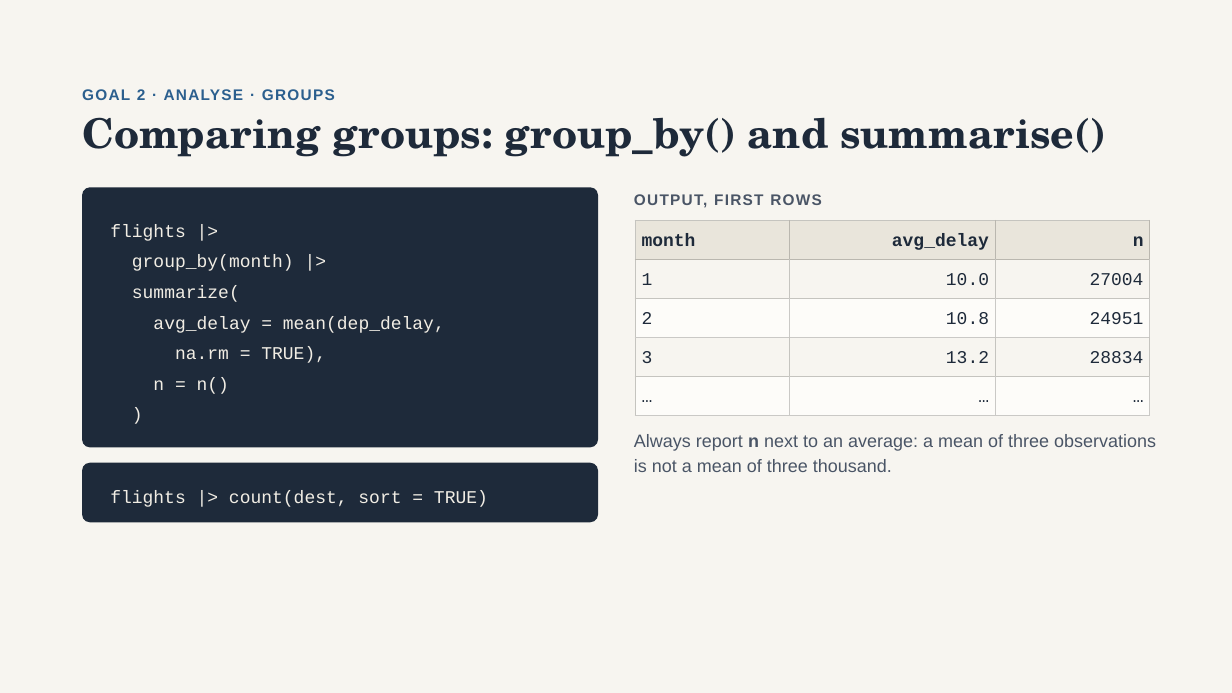
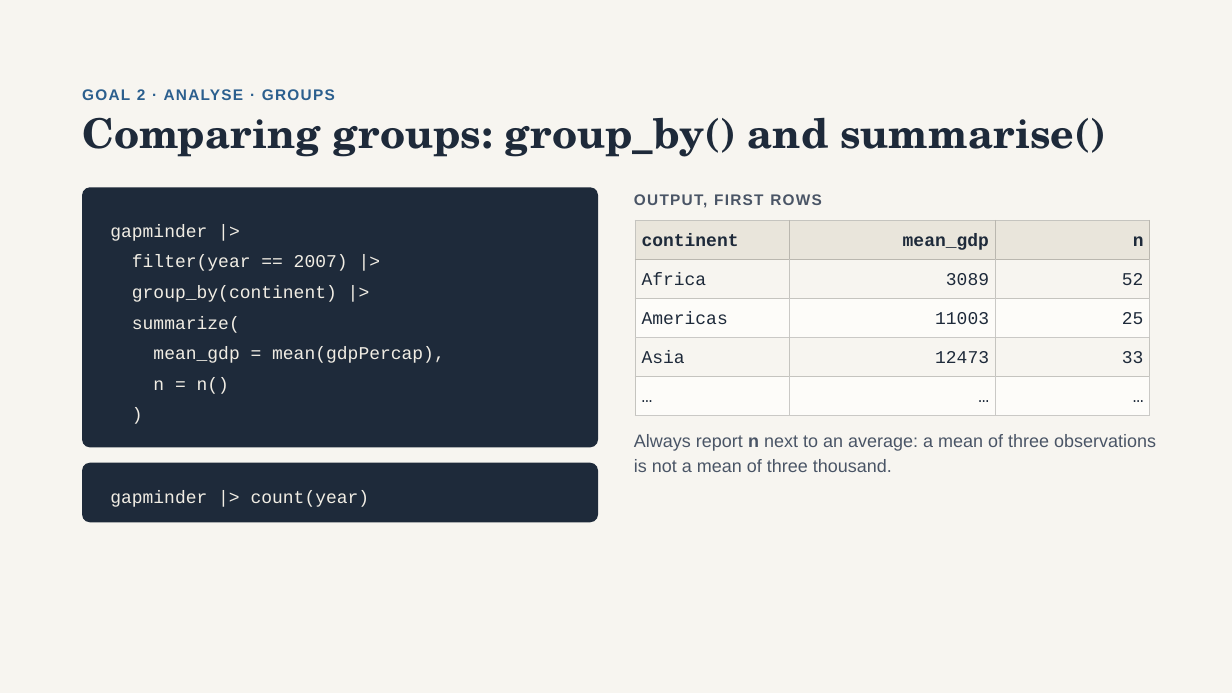
Before and after one commit to kate-chalmers/r-for-international-data, a slide deck: slide 59 of R for Development Data.pptx (slide 60 before the commit). Drawn at 1232x693 pixels with LibreOffice and Linux fonts; fonts in the diff are those of the drawing. Boxes give left, top, right and bottom in pixels: in the first picture for what was removed or moved away, otherwise in the second. Text is boxed around its words. In the diff, an @@ line names an element or a change of style, - is before the commit and + after.

```diff
--- a/R for Development Data.pptx
+++ b/R for Development Data.pptx
@@ text in rounded rectangle at (x1=110, y1=224, x2=348, y2=302): text changed @@
-flights |>
-group_by(month) |>
+gapminder |>
+filter(year == 2007) |>
+group_by(continent) |>
@@ table at (x1=636, y1=221, x2=1151, y2=416) @@
-row 1, column 1: month
+row 1, column 1: continent
-row 1, column 2: avg_delay
+row 1, column 2: mean_gdp
-row 2: 1 | 10.0 | 27004
+row 2: Africa | 3089 | 52
-row 3: 2 | 10.8 | 24951
+row 3: Americas | 11003 | 25
-row 4: 3 | 13.2 | 28834
+row 4: Asia | 12473 | 33
@@ text in rounded rectangle at (x1=153, y1=347, x2=445, y2=363): text changed @@
-avg_delay = mean(dep_delay,
-na.rm = TRUE),
+mean_gdp = mean(gdpPercap),
@@ text in rounded rectangle at (x1=110, y1=490, x2=370, y2=507): text changed @@
-flights |> count(dest, sort = TRUE)
+gapminder |> count(year)
```
Also in this commit, not shown: 19 other slides changed, 1 slide removed.
